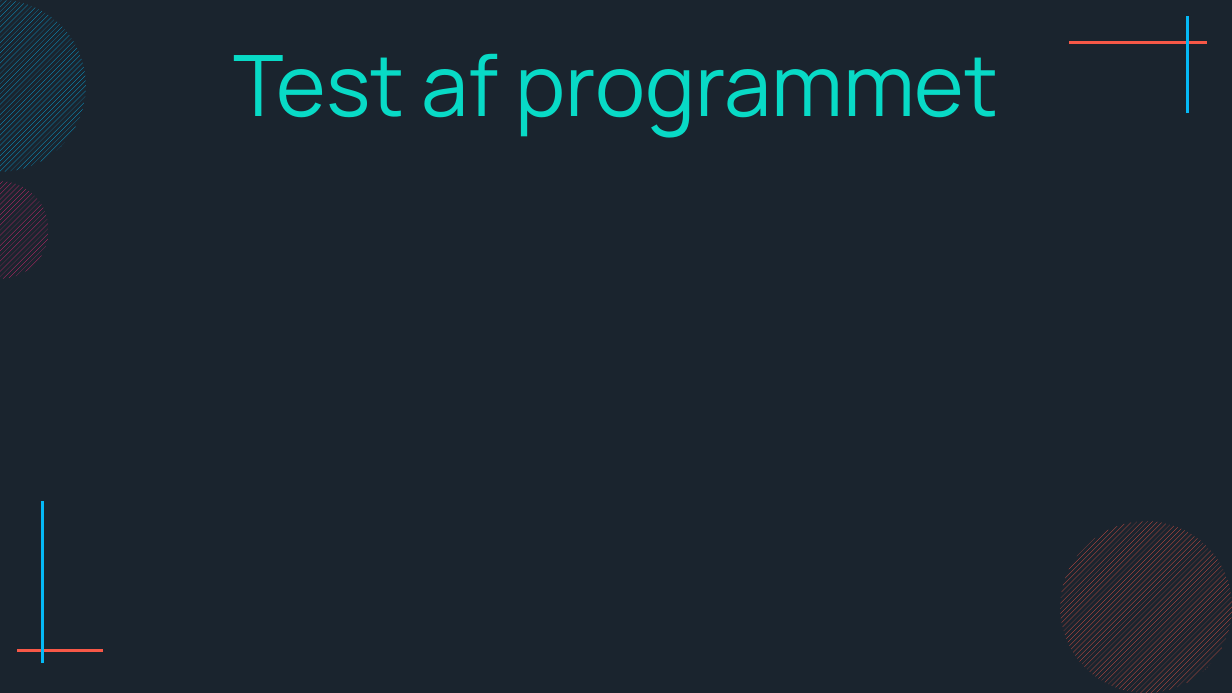
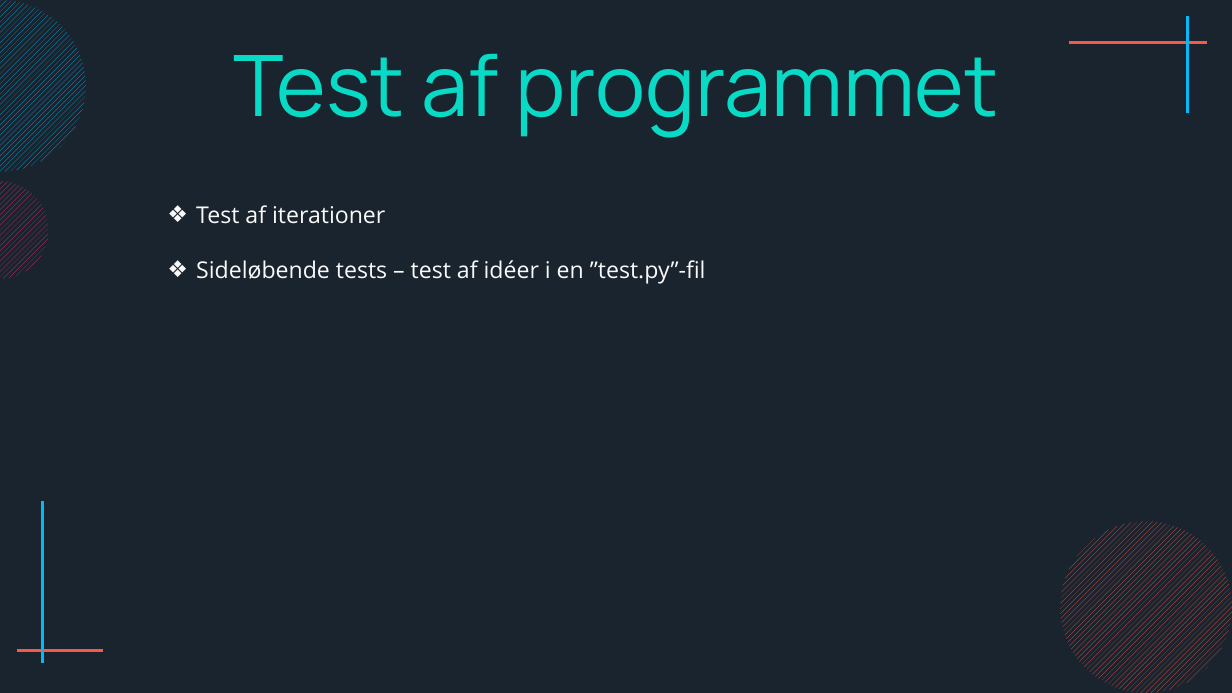
Before and after one commit to Andreasgdp/NoteSort, a slide deck: slide 5 of 2 - Info/Notesort presentation.pptx. Drawn at 1232x693 pixels with LibreOffice and Linux fonts; fonts in the diff are those of the drawing. Boxes give left, top, right and bottom in pixels: in the first picture for what was removed or moved away, otherwise in the second. Text is boxed around its words. In the diff, an @@ line names an element or a change of style, - is before the commit and + after.

```diff
--- a/2 - Info/Notesort presentation.pptx
+++ b/2 - Info/Notesort presentation.pptx
@@ text added at (196, 205, 706, 284), 18 pt, text #F9F9F9 @@
+❖ Test af iterationer
+❖ Sideløbende tests – test af idéer i en ”test.py”-fil
```
Also in this commit, not shown: 1 other file.
